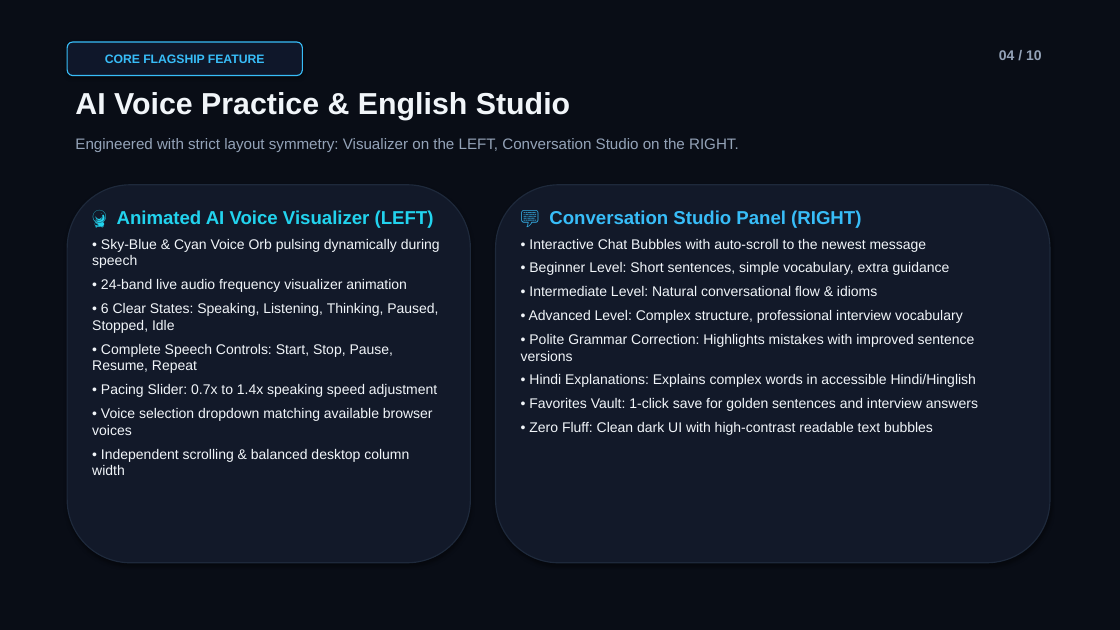
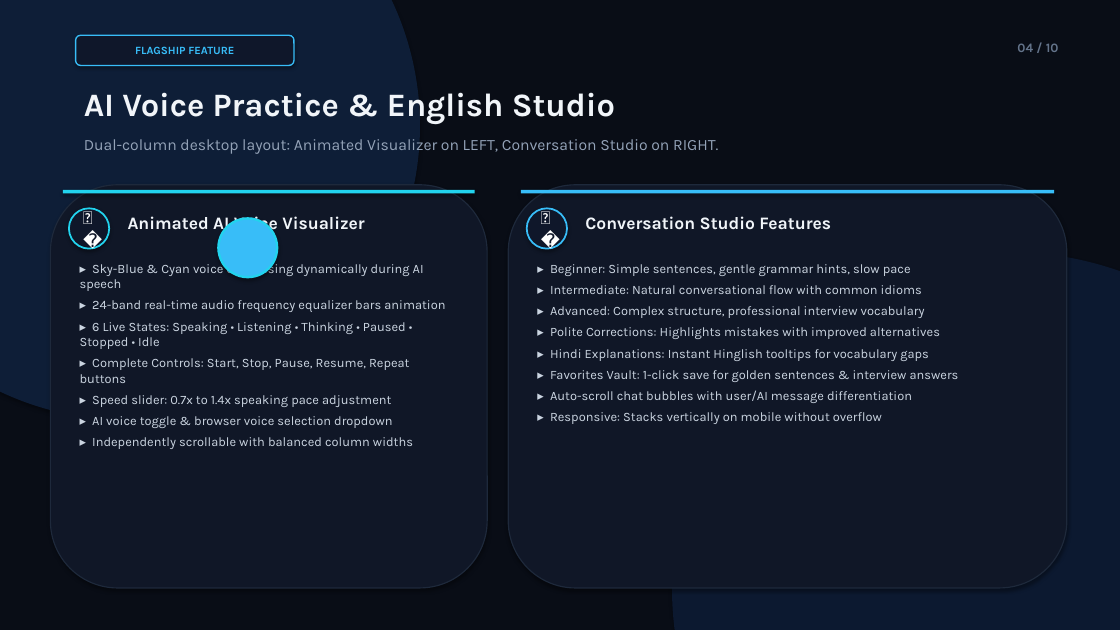
Before and after one commit to bhashkar108/miniproject, a slide deck: slide 4 of TECH_AI_Smart_Way_Presentation.pptx. Drawn at 1120x630 pixels with LibreOffice and Linux fonts; fonts in the diff are those of the drawing. Boxes give left, top, right and bottom in pixels: in the first picture for what was removed or moved away, otherwise in the second. Text is boxed around its words. In the diff, an @@ line names an element or a change of style, - is before the commit and + after.

Commit message:
feat: premium UI/UX redesigned 10-slide PPTX with glassmorphism cards, accent lines, orb visual, and polished team cards

```diff
--- a/TECH_AI_Smart_Way_Presentation.pptx
+++ b/TECH_AI_Smart_Way_Presentation.pptx
@@ ellipse added at (0,0,420,420), fill #0E1E37 @@
@@ rounded rectangle "FLAGSHIP FEATURE": place and size @@
-rounded rectangle "FLAGSHIP FEATURE" at (67,42,302,76)
+rounded rectangle "FLAGSHIP FEATURE" at (76,35,294,66)
@@ rounded rectangle "FLAGSHIP FEATURE" at (76,35,294,66): outline #38BDF8 1 pt to #38BDF8 1.2 pt @@
@@ text in rounded rectangle at (135,46,234,54): text changed; size 10.5 to 9.5 pt; font Arial to Karla @@
-CORE FLAGSHIP FEATURE
+FLAGSHIP FEATURE
@@ text "04 / 10": place and size @@
-text "04 / 10" at (999,50,1042,60)
+text "04 / 10" at (1017,43,1059,52)
@@ text "04 / 10" at (1017,43,1059,52): size 12 to 11 pt, font Arial to Karla, text colour #94A3B8 to #64748B @@
@@ text "AI Voice Practice & English ...": place and size @@
-text "AI Voice Practice & English ..." at (75,92,570,120)
+text "AI Voice Practice & English ..." at (84,92,615,125)
@@ text "AI Voice Practice & English ..." at (84,92,615,125): size 26 to 28 pt, font Arial to Karla @@
@@ text at (84,139,718,154): text changed; size 13 to 13.5 pt; font Arial to Karla @@
-Engineered with strict layout symmetry: Visualizer on the LEFT, Conversation Studio on the RIGHT.
+Dual-column desktop layout: Animated Visualizer on LEFT, Conversation Studio on RIGHT.
@@ rounded rectangle: place and size @@
-rounded rectangle at (496,185,1050,563)
+rounded rectangle at (50,185,487,588)
@@ rounded rectangle at (50,185,487,588): fill #121929 to #101727 @@
@@ rectangle added at (63,190,475,193), fill #22D3EE @@
@@ rounded rectangle removed at (67,185,471,563) @@
@@ ellipse added at (69,208,109,249), fill #0F172A, outline #22D3EE 1.5 pt, 16 pt, text #FFFFFF @@
+🔮
@@ rounded rectangle added at (508,185,1067,588), fill #101727, outline #1E293B 1 pt @@
@@ rectangle added at (521,190,1054,193), fill #38BDF8 @@
@@ ellipse added at (527,208,567,249), fill #0F172A, outline #38BDF8 1.5 pt, 16 pt, text #FFFFFF @@
+💬
@@ text added at (128,214,365,235), 15 pt, text #F1F5F9, bold @@
+Animated AI Voice Visualizer
@@ ellipse added at (218,218,277,277), fill #38BDF8, outline #22D3EE 2 pt @@
@@ text added at (585,216,831,230), 15 pt, text #F1F5F9, bold @@
+Conversation Studio Features
@@ text at (80,261,445,449): text changed; size 12 to 11 pt; font Arial to Karla; text colour #F1F5F9 to #CBD5E1 @@
-🔮 Animated AI Voice Visualizer (LEFT)
-• Sky-Blue & Cyan Voice Orb pulsing dynamically during speech
-• 24-band live audio frequency visualizer animation
-• 6 Clear States: Speaking, Listening, Thinking, Paused, Stopped, Idle
-• Complete Speech Controls: Start, Stop, Pause, Resume, Repeat
-• Pacing Slider: 0.7x to 1.4x speaking speed adjustment
-• Voice selection dropdown matching available browser voices
-• Independent scrolling & balanced desktop column width
+▸ Sky-Blue & Cyan voice orb pulsing dynamically during AI speech
+▸ 24-band real-time audio frequency equalizer bars animation
+▸ 6 Live States: Speaking • Listening • Thinking • Paused • Stopped • Idle
+▸ Complete Controls: Start, Stop, Pause, Resume, Repeat buttons
+▸ Speed slider: 0.7x to 1.4x speaking pace adjustment
+▸ AI voice toggle & browser voice selection dropdown
+▸ Independently scrollable with balanced column widths
@@ text at (550,264,959,424): text changed; size 12 to 11 pt; font Arial to Karla; text colour #F1F5F9 to #CBD5E1 @@
-💬 Conversation Studio Panel (RIGHT)
-• Interactive Chat Bubbles with auto-scroll to the newest message
-• Beginner Level: Short sentences, simple vocabulary, extra guidance
-• Intermediate Level: Natural conversational flow & idioms
-• Advanced Level: Complex structure, professional interview vocabulary
-• Polite Grammar Correction: Highlights mistakes with improved sentence versions
-• Hindi Explanations: Explains complex words in accessible Hindi/Hinglish
-• Favorites Vault: 1-click save for golden sentences and interview answers
-• Zero Fluff: Clean dark UI with high-contrast readable text bubbles
+▸ Beginner: Simple sentences, gentle grammar hints, slow pace
+▸ Intermediate: Natural conversational flow with common idioms
+▸ Advanced: Complex structure, professional interview vocabulary
+▸ Polite Corrections: Highlights mistakes with improved alternatives
+▸ Hindi Explanations: Instant Hinglish tooltips for vocabulary gaps
+▸ Favorites Vault: 1-click save for golden sentences & interview answers
+▸ Auto-scroll chat bubbles with user/AI message differentiation
+▸ Responsive: Stacks vertically on mobile without overflow
@@ ellipse added at (672,252,1120,630), fill #0C1930 @@
```
Also in this commit, not shown: 9 other slides changed, 3 other files.
